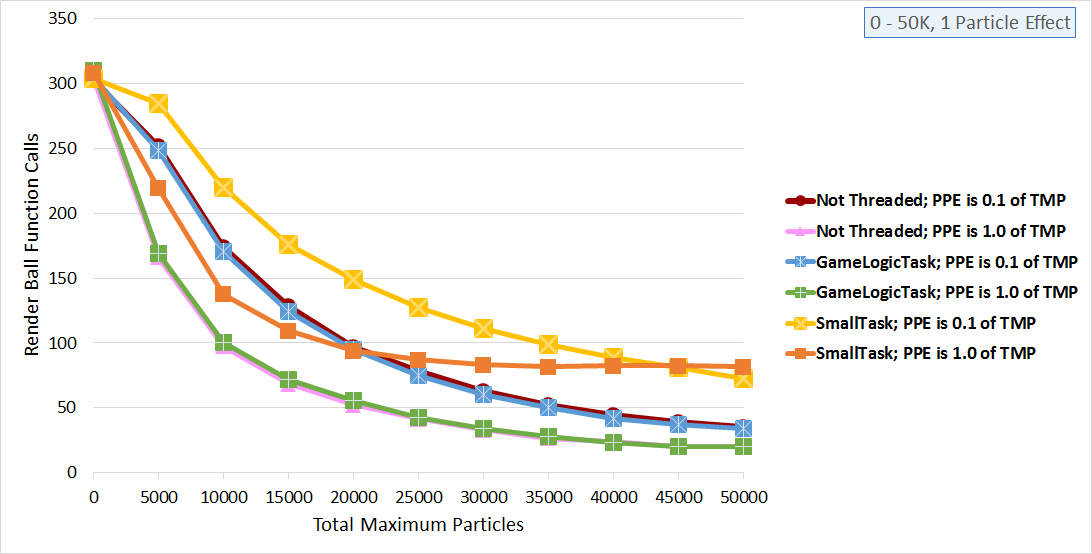
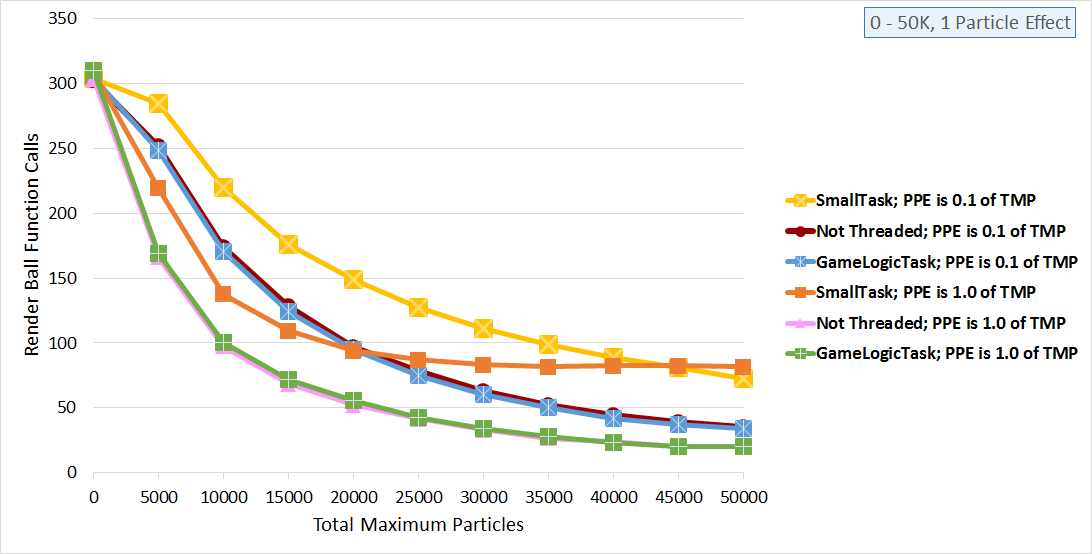
Two versions of the same layered image (1092×554). Layer-by-layer changes:
added layer "Layer 4" above "Layer 3" over [84, 65, 1078, 362]
